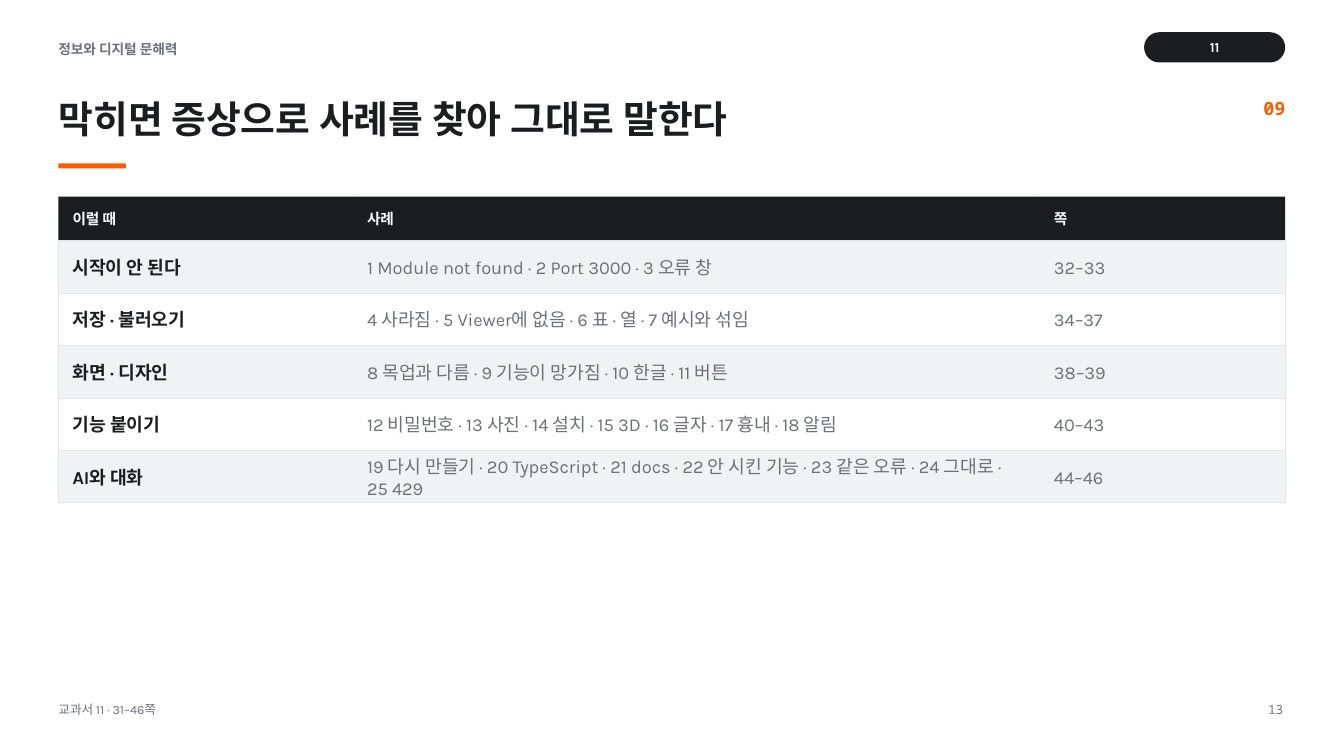
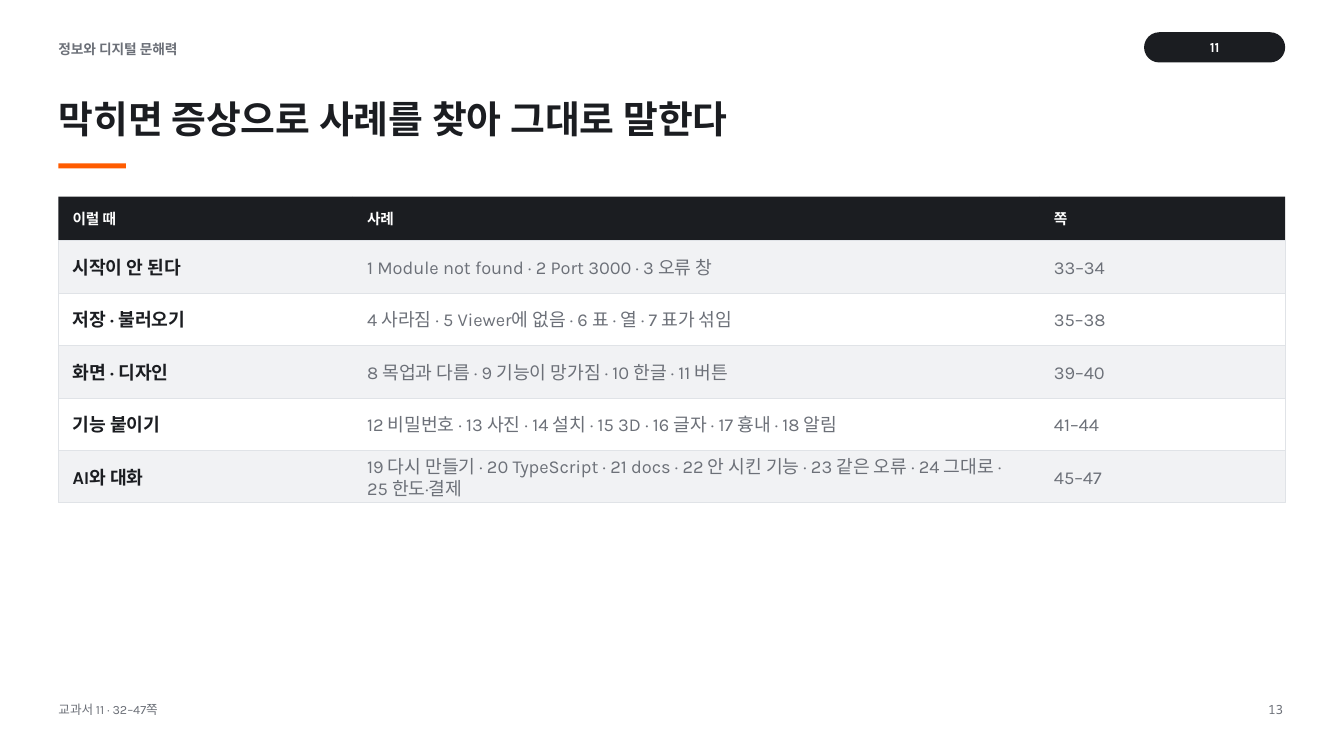
Before and after one commit to vcl-korea/2026-2nd-semester__jdh, a slide deck: slide 13 of 11/ppt/11_서비스_개발하기.pptx. Drawn at 1344x756 pixels with LibreOffice and Linux fonts; fonts in the diff are those of the drawing. Boxes give left, top, right and bottom in pixels: in the first picture for what was removed or moved away, otherwise in the second. Text is boxed around its words. In the diff, an @@ line names an element or a change of style, - is before the commit and + after.

```diff
--- a/11/ppt/11_서비스_개발하기.pptx
+++ b/11/ppt/11_서비스_개발하기.pptx
@@ text removed at (1263, 101, 1285, 116) @@
-09
@@ text at (1054, 262, 1105, 274): text changed @@
-32–33
+33–34
@@ text at (367, 311, 732, 328): text changed @@
-4 사라짐 · 5 Viewer에 없음 · 6 표 · 열 · 7 예시와 섞임
+4 사라짐 · 5 Viewer에 없음 · 6 표 · 열 · 7 표가 섞임
@@ text at (1054, 314, 1105, 326): text changed @@
-34–37
+35–38
@@ text at (1054, 367, 1105, 379): text changed @@
-38–39
+39–40
@@ text at (1054, 419, 1099, 431): text changed @@
-44–46
+41–44
@@ text removed at (1054, 419, 1104, 431) @@
-40–43
@@ text at (367, 458, 994, 497): text changed @@
-19 다시 만들기 · 20 TypeScript · 21 docs · 22 안 시킨 기능 · 23 같은 오류 · 24 그대로 · 25 429
+19 다시 만들기 · 20 TypeScript · 21 docs · 22 안 시킨 기능 · 23 같은 오류 · 24 그대로 · 25 한도·결제
@@ text added at (1054, 472, 1102, 484), 13 pt, text #6C7078 @@
+45–47
@@ text at (58, 703, 158, 715): text changed @@
-교과서 11 · 31–46쪽
+교과서 11 · 32–47쪽
```
Also in this commit, not shown: 15 other slides changed, 57 other files.
